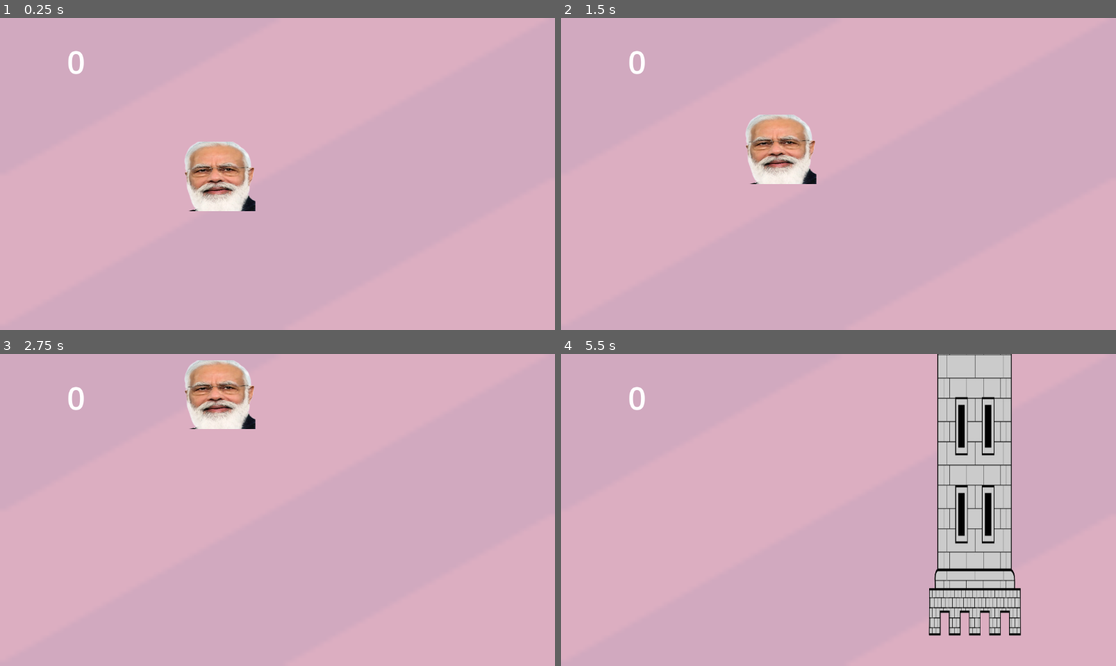
Above: before the commit, frames 1-4 (two rows, left to right).
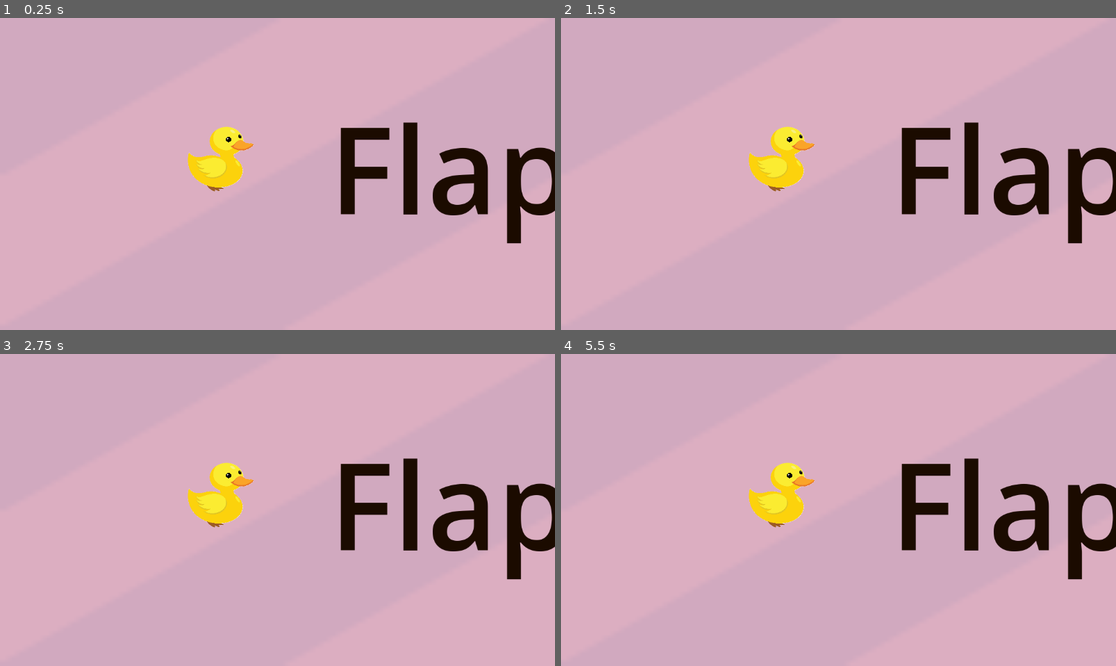
Above: after the commit, the same moments.

Repository: thullaman/flappy-duck-godot
Game: Godot game, scene res://main.tscn
Two runs of this game, one before a commit and one after it. Both use one fixed random seed, a clock stepped at 60 frames per second and the inputs below.
Inputs:
- Up to frame 1 (0.25 s): no input
- Up to frame 2 (1.5 s): tap Space (flap) at 0.6, 0.77, 1.07, 1.35 s
- Up to frame 3 (2.75 s): tap Space (flap) at 1.52, 1.82, 2.1 s
- Up to frame 4 (5.5 s): tap Space (flap) at 2.85, 3.02, 3.32, 3.6, 3.77, 4.07, 4.35, 4.52, 4.82, 5.1 s

The runs differ from the first frame. In frame 1, 7.5% of the frame differs, in the area x 12-100%, y 10-73%; in frame 2, 7.3%; in frame 3, 8.5%; in frame 4, 17%, in the area x 12-100%, y 0-91%.

Commit message:
Cleaned assets and fixed project paths after moving to Desktop

Diff:
--- a/Bird.tscn
+++ b/Bird.tscn
@@ -1,24 +1,24 @@
 [gd_scene load_steps=5 format=3 uid="uid://ne3fpkxwms7q"]
 
 [ext_resource type="Script" path="res://bird.gd" id="1_kvbm4"]
-[ext_resource type="Texture2D" uid="uid://c1g0q870vossl" path="res://art/new-narendra-modi-png-images-download-thumbnail-1639411463.png" id="2_3hysr"]
 [ext_resource type="AudioStream" uid="uid://d2nr4uijwpn6h" path="res://audio/yoo-hoo-sound-effect-128-ytshorts.savetube.me.mp3" id="2_akcu8"]
+[ext_resource type="Texture2D" uid="uid://b6ntuunpka6gu" path="res://art/duck.png" id="2_e8u2m"]
 
-[sub_resource type="RectangleShape2D" id="RectangleShape2D_riqbt"]
-size = Vector2(146.125, 142.75)
+[sub_resource type="CircleShape2D" id="CircleShape2D_0ai3e"]
+radius = 71.007
 
 [node name="Bird" type="Area2D"]
 script = ExtResource("1_kvbm4")
 
 [node name="Sprite" type="Sprite2D" parent="."]
-position = Vector2(511.14, 147.194)
-scale = Vector2(0.385075, 0.295497)
-texture = ExtResource("2_3hysr")
+position = Vector2(515, 151)
+scale = Vector2(0.0973104, 0.0908013)
+texture = ExtResource("2_e8u2m")
 
 [node name="CollisionShape2D" type="CollisionShape2D" parent="."]
 light_mask = 2
-position = Vector2(511.938, 147.375)
-shape = SubResource("RectangleShape2D_riqbt")
+position = Vector2(516, 146)
+shape = SubResource("CircleShape2D_0ai3e")
 
 [node name="FlapSound" type="AudioStreamPlayer2D" parent="."]
 stream = ExtResource("2_akcu8")
--- a/bird.gd
+++ b/bird.gd
@@ -1,4 +1,5 @@
 extends Area2D
+var active := false
 
 signal died
 
@@ -8,6 +9,9 @@
 var velocity := 0.0
 
 func _physics_process(delta):
+	if not active:
+		return
+
 	velocity += fall_gravity * delta
 
 	if Input.is_action_just_pressed("flap"):
@@ -16,6 +20,7 @@
 	position.y += velocity * delta
 
 
+
 func _on_area_entered(area: Area2D):
 	if area.is_in_group("ground"):
 		emit_signal("died")
--- a/main.gd
+++ b/main.gd
@@ -2,7 +2,6 @@
 
 @export var pipe_scene: PackedScene
 
-const GAME_HEIGHT := 720.0
 const PIPE_SPACING := 600.0
 const PIPE_COUNT := 5
 const GAP_CENTER := 360.0
@@ -10,6 +9,7 @@
 
 var score := 0
 var game_over := false
+var game_started := false
 var pipes: Array = []
 
 
@@ -18,16 +18,63 @@
 	$Bird.area_entered.connect(_on_bird_area_entered)
 	$Bird.died.connect(_on_bird_died)
 
+	# Buttons
+	$UI/StartScreen/PlayButton.pressed.connect(_on_play_pressed)
+	$UI/GameOverScreen/RetryButton.pressed.connect(_on_retry_pressed)
+
+	# Initial UI state
+	$UI/StartScreen.visible = true
+	$UI/GameOverScreen.visible = false
+	$UI/ScoreLabel.visible = false
+
+	# Stop bird & music initially
+	$Bird.active = false
+	if $GameMusic:
+		$GameMusic.stop()
+
+
+# --------------------
+# BUTTONS
+# --------------------
+
+func _on_play_pressed():
+	game_started = true
+	game_over = false
+	score = 0
+
 	# UI
+	$UI/StartScreen.visible = false
+	$UI/GameOverScreen.visible = false
+	$UI/ScoreLabel.visible = true
 	$UI/ScoreLabel.text = "0"
-	$UI/GameOverLabel.visible = false
+
+	# Reset bird
+	$Bird.position = Vector2(200, GAP_CENTER)
+	$Bird.velocity = 0
+	$Bird.active = true
+
+	# Pipes
+	_clear_pipes()
+	_spawn_initial_pipes()
 
 	# Music
+	if $GameOverMusic:
+		$GameOverMusic.stop()
 	if $GameMusic:
 		$GameMusic.play()
 
-	_spawn_initial_pipes()
+	get_tree().paused = false
 
+
+func _on_retry_pressed():
+	get_tree().paused = false
+	get_tree().reload_current_scene()
+
+
+
+# --------------------
+# PIPES
+# --------------------
 
 func _spawn_initial_pipes():
 	var start_x = 1280 + 200
@@ -41,7 +88,7 @@
 
 
 func _process(_delta):
-	if game_over:
+	if not game_started or game_over:
 		return
 
 	for pipe in pipes:
@@ -66,6 +113,16 @@
 	)
 
 
+func _clear_pipes():
+	for p in pipes:
+		p.queue_free()
+	pipes.clear()
+
+
+# --------------------
+# COLLISIONS
+# --------------------
+
 func _on_bird_area_entered(area: Area2D):
 	if game_over:
 		return
@@ -73,8 +130,6 @@
 	var pipe = area.get_parent()
 
 	if area.is_in_group("pipe"):
-		if $HitSound:
-			$HitSound.play()
 		_end_game()
 
 	elif area.is_in_group("score") and not pipe.scored:
@@ -88,20 +143,28 @@
 func _on_bird_died():
 	if game_over:
 		return
-
-	if $HitSound:
-		$HitSound.play()
 	_end_game()
 
 
+# --------------------
+# GAME OVER
+# --------------------
+
 func _end_game():
 	game_over = true
-	$UI/GameOverLabel.visible = true
+	$Bird.active = false
 
-	# Music switch
+	$UI/GameOverScreen.visible = true
+	$UI/StartScreen.visible = false
+	$UI/ScoreLabel.visible = false
+
 	if $GameMusic:
 		$GameMusic.stop()
 	if $GameOverMusic:
 		$GameOverMusic.play()
 
 	get_tree().paused = true
+
+
+func _on_retry_button_pressed() -> void:
+	pass # Replace with function body.
--- a/main.tscn
+++ b/main.tscn
@@ -1,12 +1,14 @@
-[gd_scene load_steps=9 format=3 uid="uid://dij3tag8cv4jt"]
+[gd_scene load_steps=10 format=3 uid="uid://dij3tag8cv4jt"]
 
 [ext_resource type="Script" path="res://main.gd" id="1_8ljr1"]
 [ext_resource type="Texture2D" uid="uid://81em2tf8llbu" path="res://art/Pink.png" id="1_klltf"]
 [ext_resource type="PackedScene" uid="uid://ne3fpkxwms7q" path="res://Bird.tscn" id="2_neiot"]
 [ext_resource type="PackedScene" uid="uid://lx3ysc0al1ar" path="res://pipe_pair.tscn" id="3_vohca"]
 [ext_resource type="Script" path="res://background.gd" id="4_4l6qs"]
-[ext_resource type="AudioStream" uid="uid://i1hx4gppw0hk" path="res://audio/Pee loon Feat. Narendra Modi #narendramodi #melody.mp3" id="6_bo4vq"]
+[ext_resource type="AudioStream" uid="uid://c2x5gilcqgj5u" path="res://audio/bgmusic.mp3" id="6_aerwh"]
 [ext_resource type="AudioStream" uid="uid://chgohd34xr7mv" path="res://art/explosion-sound-effect-128-ytshorts.savetube.me.mp3" id="7_dqsfy"]
+
+[sub_resource type="SystemFont" id="SystemFont_idiyw"]
 
 [sub_resource type="RectangleShape2D" id="RectangleShape2D_w3fts"]
 size = Vector2(1154, 16)
@@ -33,8 +35,45 @@
 [node name="PointSound" type="AudioStreamPlayer" parent="."]
 
 [node name="UI" type="CanvasLayer" parent="."]
+process_mode = 3
 
-[node name="GameOverLabel" type="Label" parent="UI"]
+[node name="StartScreen" type="Control" parent="UI"]
+layout_mode = 3
+anchors_preset = 0
+offset_left = 1156.0
+offset_top = 629.0
+offset_right = 1367.0
+offset_bottom = 895.0
+
+[node name="PlayButton" type="Button" parent="UI/StartScreen"]
+layout_mode = 0
+offset_left = -140.0
+offset_top = 269.0
+offset_right = 497.0
+offset_bottom = 548.0
+theme_override_font_sizes/font_size = 100
+text = "Play"
+
+[node name="GameName" type="Label" parent="UI/StartScreen"]
+layout_mode = 0
+offset_left = -472.0
+offset_top = -489.0
+offset_right = 995.0
+offset_bottom = -147.0
+theme_override_colors/font_color = Color(0.10515, 0.0437694, 1.20327e-08, 1)
+theme_override_fonts/font = SubResource("SystemFont_idiyw")
+theme_override_font_sizes/font_size = 250
+text = "Flappy Duck"
+
+[node name="GameOverScreen" type="Control" parent="UI"]
+process_mode = 3
+layout_mode = 3
+anchors_preset = 0
+offset_right = 364.0
+offset_bottom = 129.0
+
+[node name="GameOverLabel" type="Label" parent="UI/GameOverScreen"]
+layout_mode = 0
 offset_left = 922.0
 offset_top = 527.0
 offset_right = 1878.0
@@ -43,6 +82,16 @@
 text = "GAME  OVER"
 horizontal_alignment = 1
 vertical_alignment = 1
+
+[node name="RetryButton" type="Button" parent="UI/GameOverScreen"]
+process_mode = 3
+layout_mode = 0
+offset_left = 1018.0
+offset_top = 898.0
+offset_right = 1650.0
+offset_bottom = 1172.0
+theme_override_font_sizes/font_size = 100
+text = "Retry"
 
 [node name="ScoreLabel" type="Label" parent="UI"]
 offset_left = 80.0
@@ -63,9 +112,10 @@
 
 [node name="GameMusic" type="AudioStreamPlayer" parent="."]
 process_mode = 3
-stream = ExtResource("6_bo4vq")
-parameters/looping = true
+stream = ExtResource("6_aerwh")
 
 [node name="GameOverMusic" type="AudioStreamPlayer" parent="."]
 process_mode = 3
 stream = ExtResource("7_dqsfy")
+
+[connection signal="pressed" from="UI/GameOverScreen/RetryButton" to="." method="_on_retry_button_pressed"]
--- a/project.godot
+++ b/project.godot
@@ -1,16 +1,8 @@
-; Engine configuration file.
-; It's best edited using the editor UI and not directly,
-; since the parameters that go here are not all obvious.
-;
-; Format:
-;   [section] ; section goes between []
-;   param=value ; assign values to parameters
-
 config_version=5
 
 [application]
 
-config/name="flappy bird"
+config/name="flappy duck"
 run/main_scene="res://main.tscn"
 config/features=PackedStringArray("4.3", "Mobile")
 config/icon="res://icon.svg"
Not shown, removed: art/Pee loon Feat. Narendra Modi #narendramodi #melody.mp3.import
Binary file removed: art/Rahul_Gandhi_PNG_in_White_T-shirt___Free_Download-PNGLove.com.png
Not shown, removed: art/Rahul_Gandhi_PNG_in_White_T-shirt___Free_Download-PNGLove.com.png.import
Binary file removed: art/Top-5-mental-health-chatbots-1-1.png
Not shown, changed: art/duck.png.import
Binary file removed: art/image (1).png
Not shown, removed: art/image (1).png.import
Binary file removed: art/new-narendra-modi-png-images-download-thumbnail-1639411463.png
Not shown, removed: art/new-narendra-modi-png-images-download-thumbnail-1639411463.png.import
Not shown, removed: audio/Pee loon Feat. Narendra Modi #narendramodi #melody.mp3.import
Not shown, added: audio/bgmusic.mp3.import
Not shown, changed: .gitignore
(and 3 more such lines)
